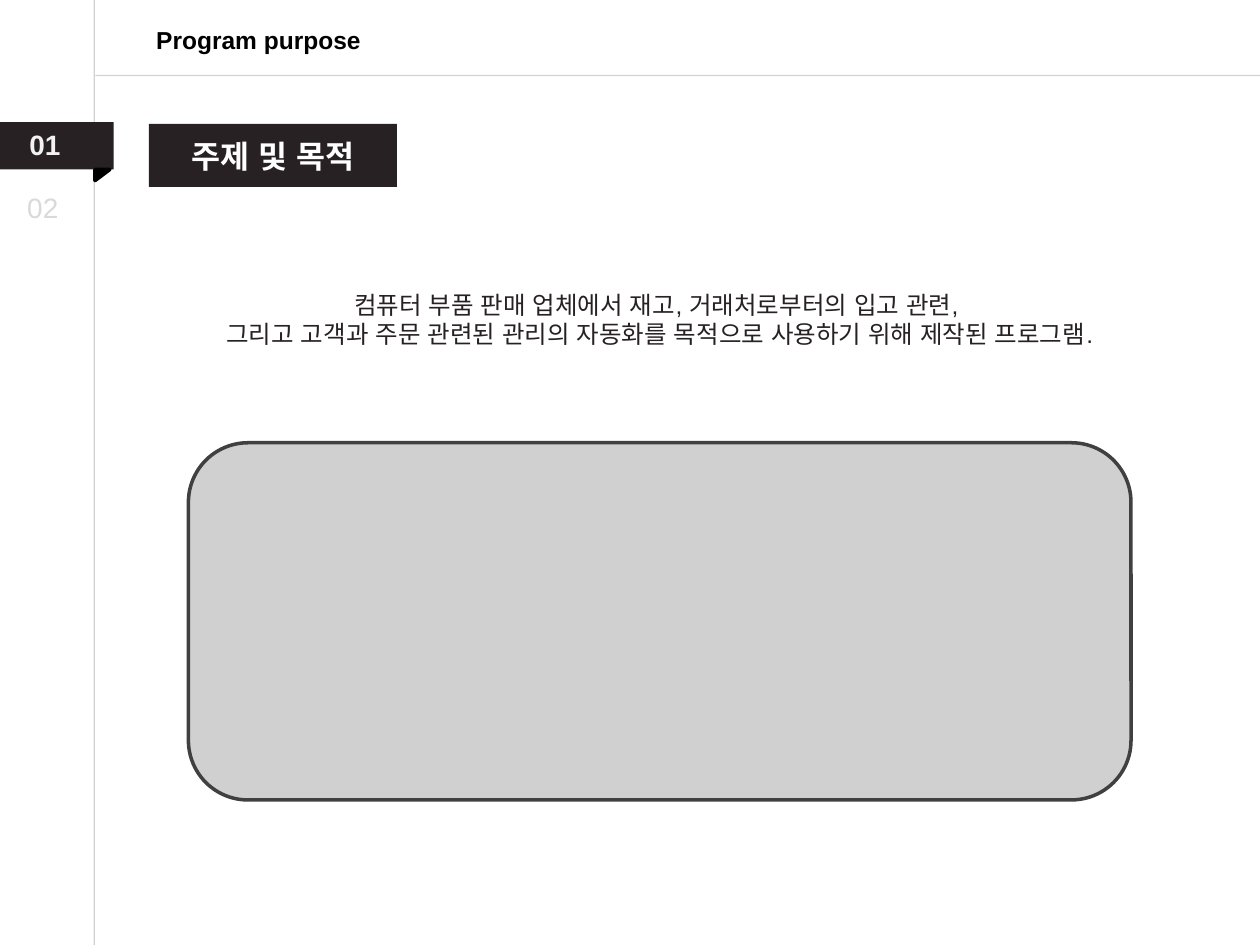
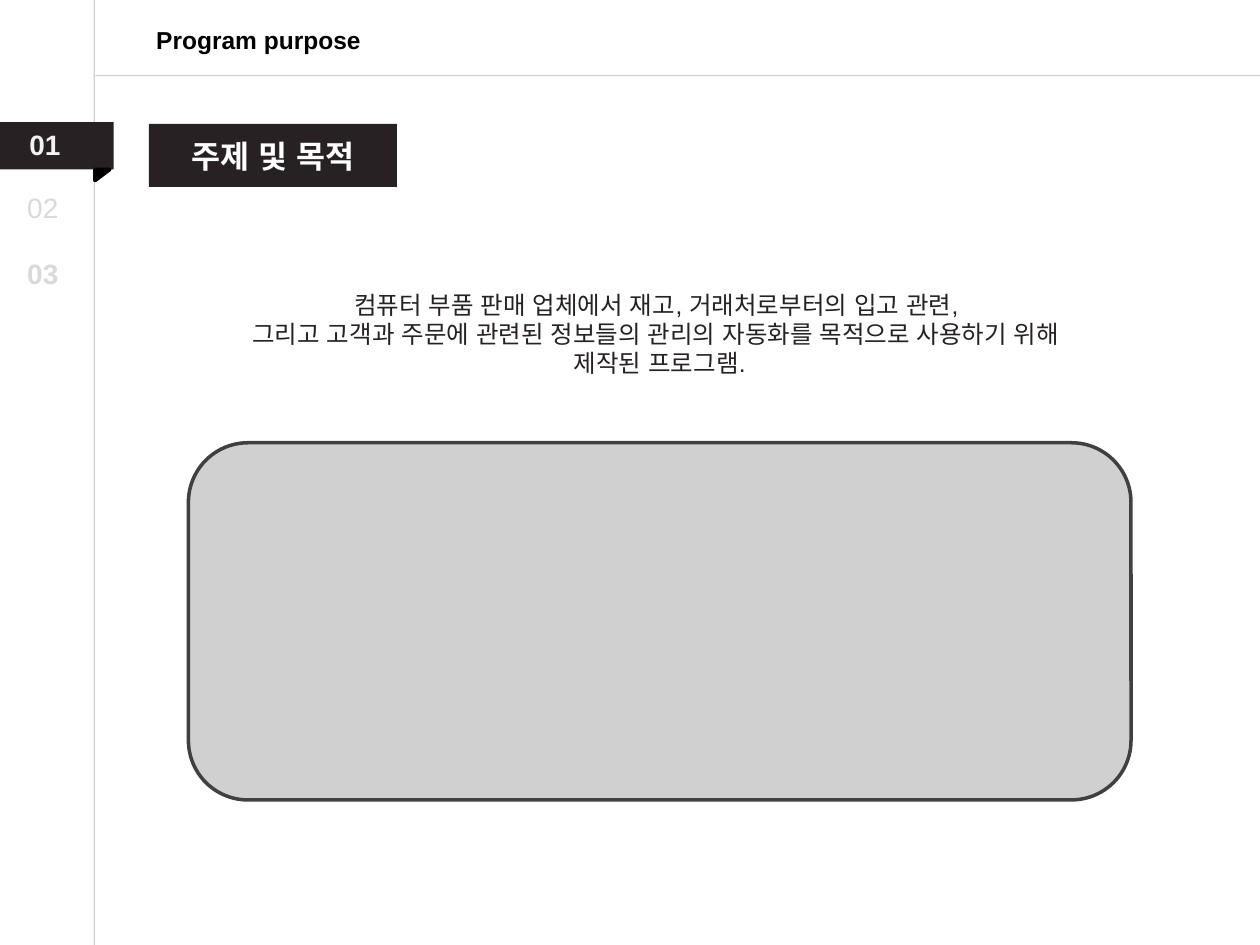
Before and after one commit to Dong-Jun-Shin/COMP_project, a slide deck: slide 3 of Document/DOC_source/ppt/pptTemp.pptx. Drawn at 1260x945 pixels with LibreOffice and Linux fonts; fonts in the diff are those of the drawing; grey boxes stand for pictures. Boxes give left, top, right and bottom in pixels: in the first picture for what was removed or moved away, otherwise in the second. Text is boxed around its words. In the diff, an @@ line names an element or a change of style, - is before the commit and + after.

```diff
--- a/Document/DOC_source/ppt/pptTemp.pptx
+++ b/Document/DOC_source/ppt/pptTemp.pptx
@@ text added at box(27, 260, 58, 291), 16 pt, text #D9D9D9, bold @@
+03
@@ text at box(252, 322, 1059, 374): text changed @@
-그리고 고객과 주문 관련된 관리의 자동화를 목적으로 사용하기 위해 제작된 프로그램.
+그리고 고객과 주문에 관련된 정보들의 관리의 자동화를 목적으로 사용하기 위해
+제작된 프로그램.
```
Also in this commit, not shown: 6 other slides changed, 5 slides added, 8 other files.
